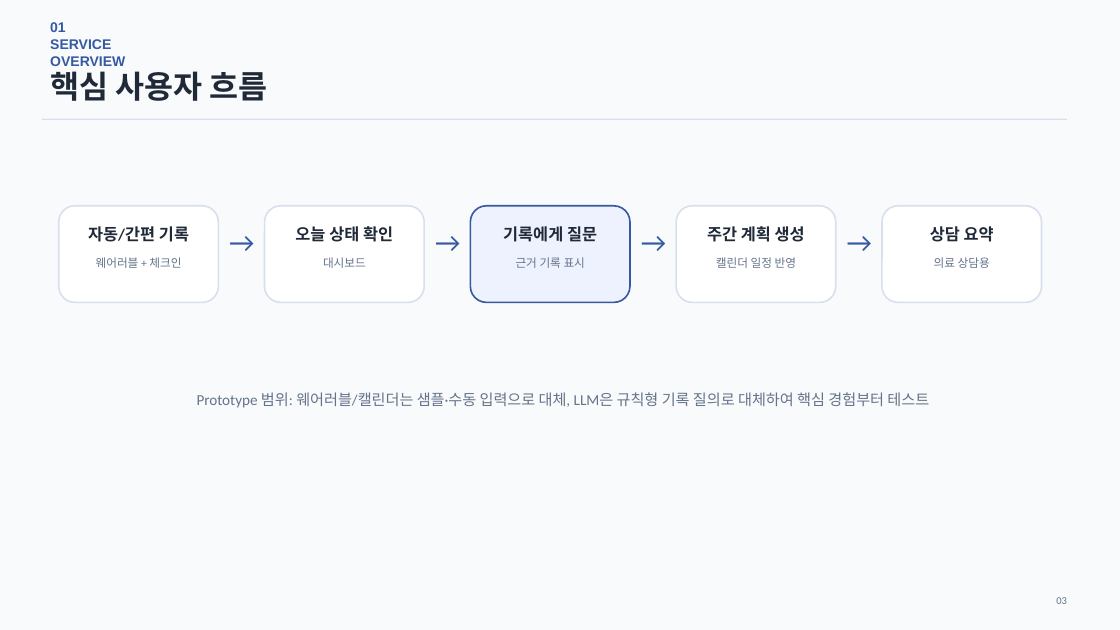
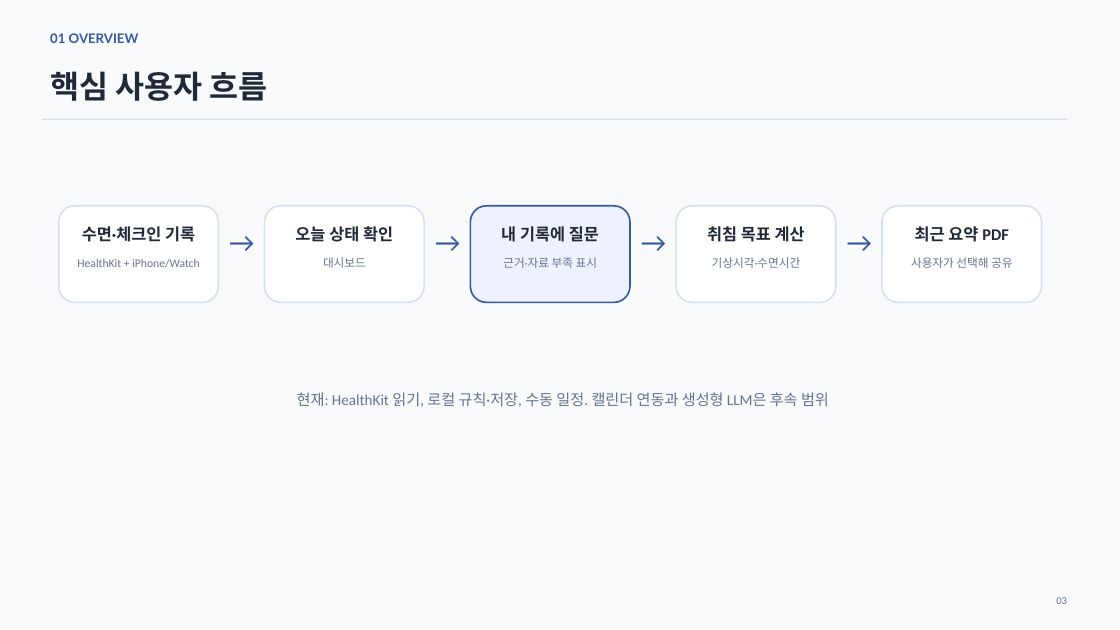
Before and after one commit to JinWoong-Jung/snorlax, a slide deck: slide 3 of 02_Jammanbo_UIUX.pptx. Drawn at 1120x630 pixels with LibreOffice and Linux fonts; fonts in the diff are those of the drawing. Boxes give left, top, right and bottom in pixels: in the first picture for what was removed or moved away, otherwise in the second. Text is boxed around its words. In the diff, an @@ line names an element or a change of style, - is before the commit and + after.

```diff
--- a/02_Jammanbo_UIUX.pptx
+++ b/02_Jammanbo_UIUX.pptx
@@ text at (50, 33, 139, 43): text changed; size 12 to 11.2 pt; font Arial to Lato @@
-01 SERVICE OVERVIEW
+01 OVERVIEW
@@ text "핵심 사용자 흐름" at (50, 71, 268, 101): font Arial to Lato @@
@@ text at (82, 226, 195, 242): text changed @@
-자동/간편 기록
+수면·체크인 기록
@@ text at (501, 226, 599, 242): text changed @@
-기록에게 질문
+내 기록에 질문
@@ text at (707, 226, 805, 242): text changed @@
-주간 계획 생성
+취침 목표 계산
@@ text at (915, 226, 1008, 242): text changed @@
-상담 요약
+최근 요약 PDF
@@ text at (77, 259, 199, 268): text changed @@
-웨어러블 + 체크인
+HealthKit + iPhone/Watch
@@ text at (503, 257, 597, 268): text changed @@
-근거 기록 표시
+근거·자료 부족 표시
@@ text at (712, 257, 801, 268): text changed @@
-캘린더 일정 반영
+기상시각·수면시간
@@ text at (911, 257, 1012, 268): text changed @@
-의료 상담용
+사용자가 선택해 공유
@@ text at (297, 392, 829, 407): text changed @@
-Prototype 범위: 웨어러블/캘린더는 샘플·수동 입력으로 대체, LLM은 규칙형 기록 질의로 대체하여 핵심 경험부터 테스트
+현재: HealthKit 읽기, 로컬 규칙·저장, 수동 일정. 캘린더 연동과 생성형 LLM은 후속 범위
```
Also in this commit, not shown: 7 other slides changed, 5 slides added, 4 slides removed, 58 other files.
